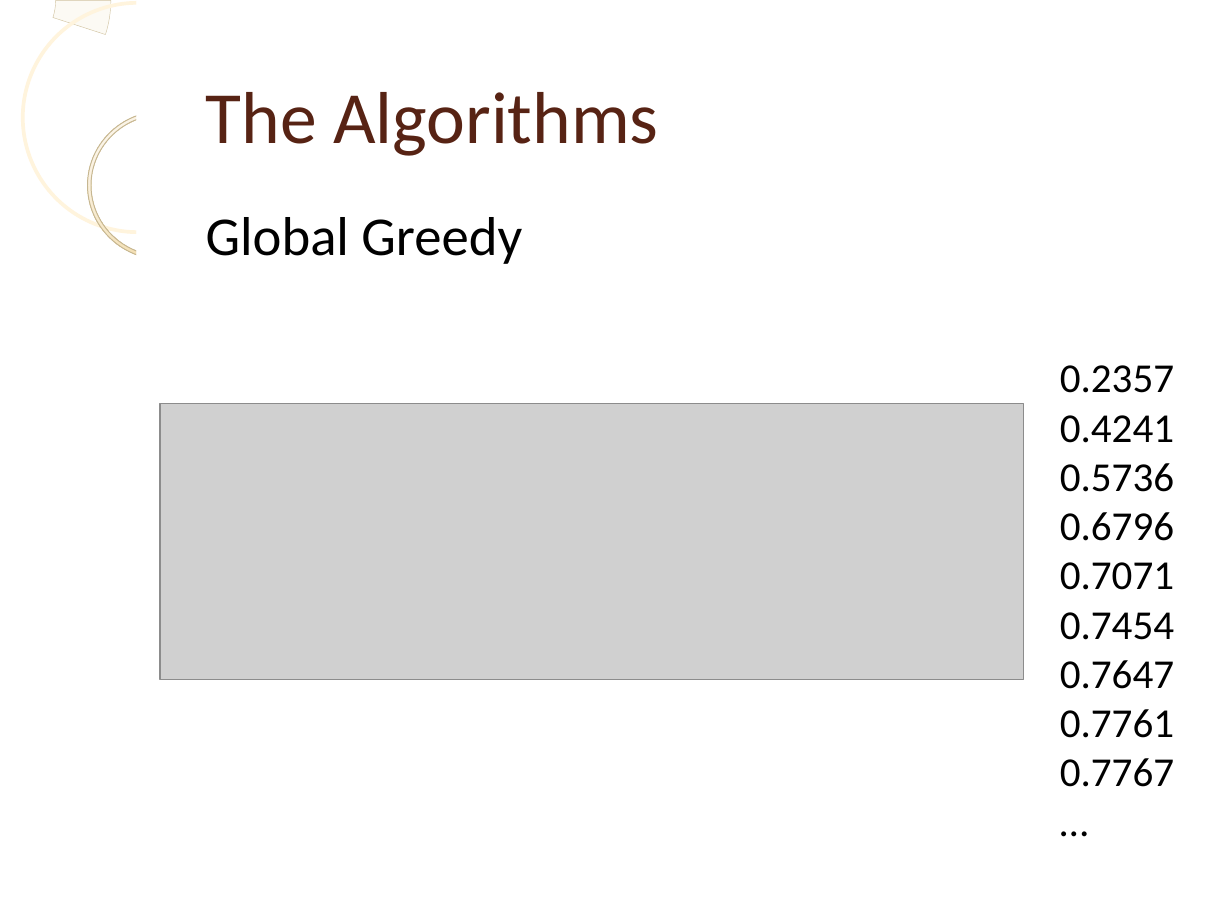
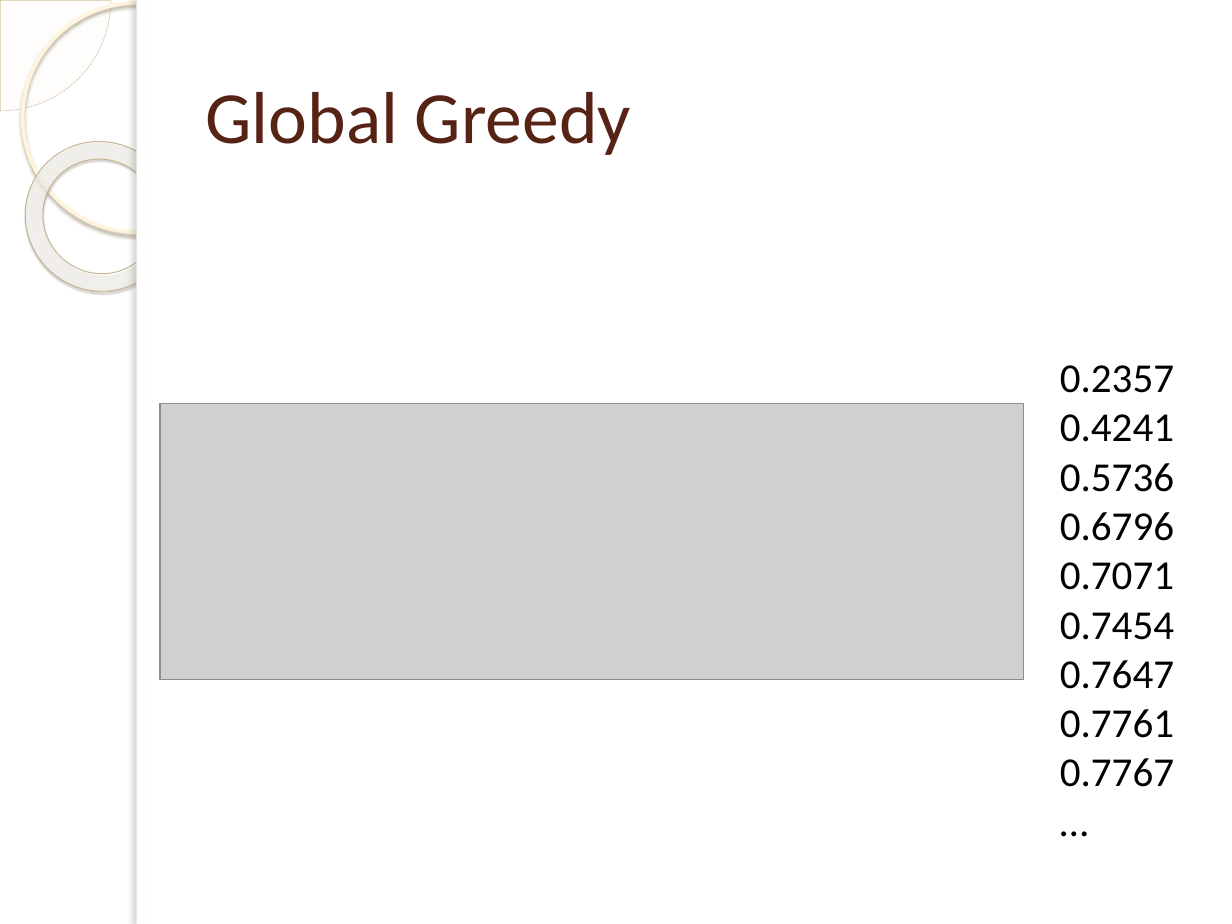
Before and after one commit to laurita/SimilaritySearch-project, a slide deck: slide 6 of presentation/presentation.pptx (slide 4 before the commit). Drawn at 1232x924 pixels with LibreOffice and Linux fonts; fonts in the diff are those of the drawing; grey boxes stand for pictures; background and template pictures are left out. Boxes give left, top, right and bottom in pixels: in the first picture for what was removed or moved away, otherwise in the second. Text is boxed around its words. In the diff, an @@ line names an element or a change of style, - is before the commit and + after.

```diff
--- a/presentation/presentation.pptx
+++ b/presentation/presentation.pptx
@@ arch (boxed as its full ring) removed at <box>0,0,111,111</box> @@
@@ pie slice (boxed as its full ellipse) added at <box>0,0,111,111</box>, fill #FEFAF4 at 33% opacity, outline #D3C39F 0.25 pt @@
@@ ellipse at <box>22,2,251,232</box>: outline #FFF4DD 2.15 pt to #FFF5DE 2.15 pt; shadow on @@
@@ rectangle at <box>137,0,147,924</box>: shadow on @@
@@ title "Global Greedy": place and size @@
-title "Global Greedy" at <box>206,217,522,264</box>
+title "Global Greedy" at <box>206,92,631,155</box>
@@ title "Global Greedy" at <box>206,92,631,155</box>: size 32 to 43 pt, text colour #000000 to #572314; vertical alignment top to middle @@
@@ donut at <box>0,111,206,322</box>: fill gradient #FEFAF6 to #EED18E to gradient #FFFCF6 to #FFFEFB to #F0D28E; outline #C6B792 0.57 pt to #C7B893 0.58 pt; shadow on; proportions changed; rotation 0 to 38 degrees @@
@@ text removed at <box>206,92,658,156</box> @@
-The Algorithms
```
Also in this commit, not shown: 8 other slides changed, 4 slides added, 3 slides removed, 10 other files.
